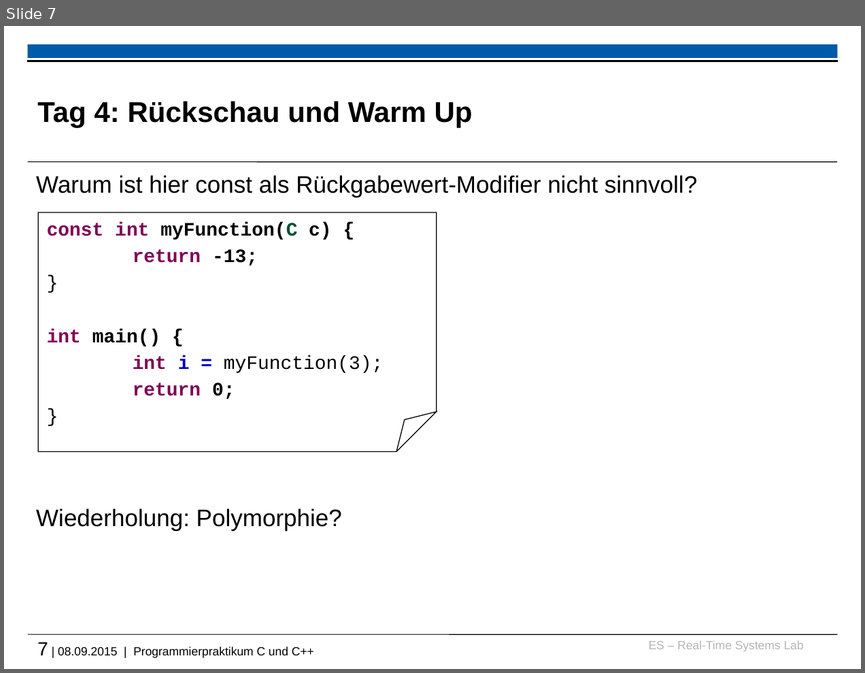
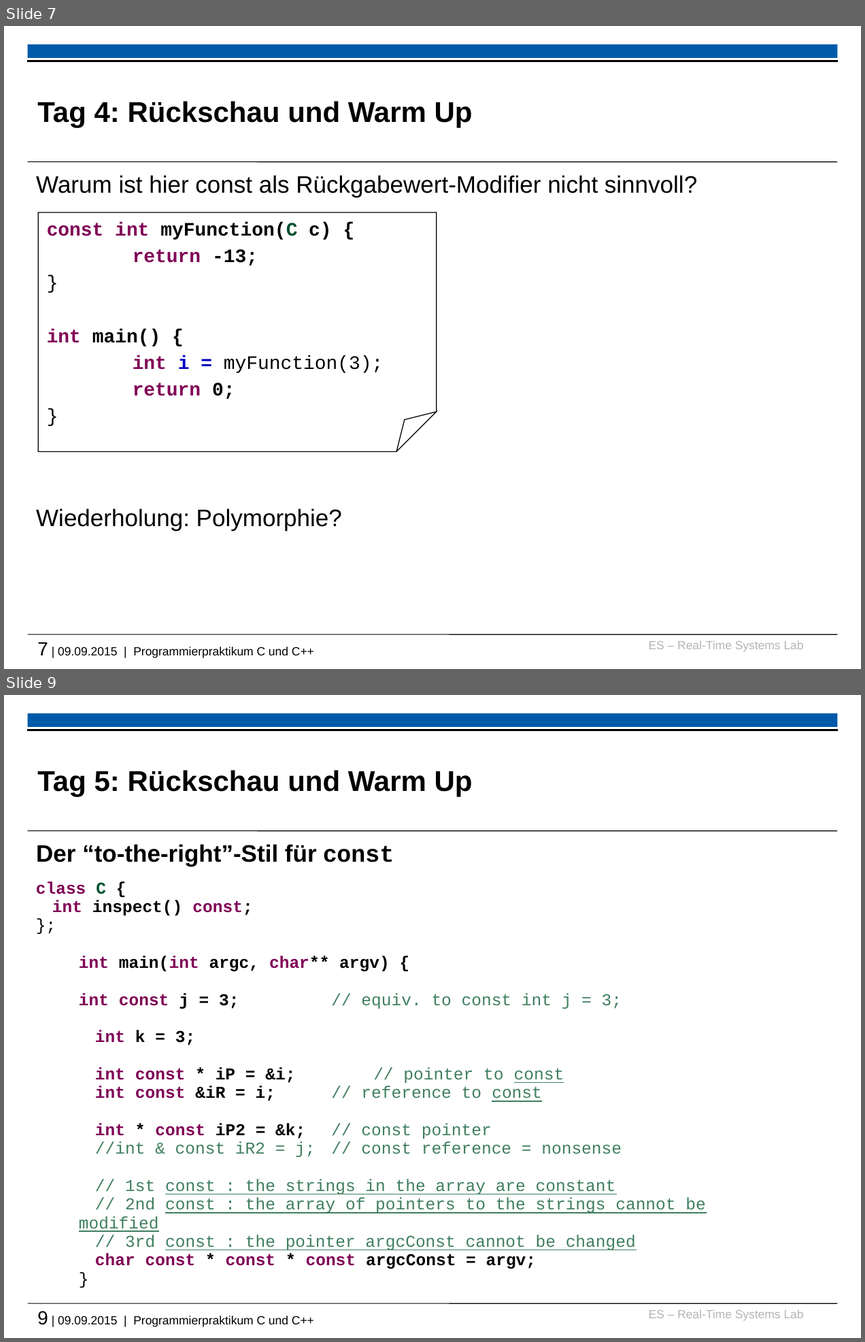
Before and after one commit to h82k/tud-cppp, a slide deck: 2015/recap_and_warmup_slides.pptx. Shown one above the other, each under a label of ours: slide 7 before the commit, slides 7 and 9 after it; the slides between them are not shown. The pictures are 865x673 and 865x1342 pixels, drawn with LibreOffice and Linux fonts; fonts in the diff are those of the drawing; background and template pictures are left out. Boxes give left, top, right and bottom in pixels: in the first picture for what was removed or moved away, otherwise in the second. Text is boxed around its words. In the diff, an @@ line names an element or a change of style, - is before the commit and + after.

```diff
--- a/2015/recap_and_warmup_slides.pptx
+++ b/2015/recap_and_warmup_slides.pptx
@@ slide 9 added at bbox=[4, 695, 861, 1338], background #FFFFFF; not listed: 6 template elements that a slide beside it also shows @@
@@ title added at bbox=[37, 770, 473, 797], 24 pt, text #000000, bold @@
+Tag 5: Rückschau und Warm Up
@@ text added at bbox=[36, 844, 394, 866], 20 pt, text #000000, bold @@
+Der “to-the-right”-Stil für const
@@ text added at bbox=[36, 881, 705, 1269], 14 pt, text #3F7F5F @@
+class C {
+int inspect() const;
+};
+int main(int argc, char** argv) {
+int const j = 3; // equiv. to const int j = 3;
+int k = 3;
+int const * iP = &i; // pointer to const
+int const &iR = i; // reference to const
+int * const iP2 = &k; // const pointer
+//int & const iR2 = j; // const reference = nonsense
+// 1st const : the strings in the array are constant
+// 2nd const : the array of pointers to the strings cannot be modified
+// 3rd const : the pointer argcConst cannot be changed
+char const * const * const argcConst = argv;
+}
@@ text at bbox=[37, 641, 314, 658]: text changed @@
-7 | 08.09.2015 | Programmierpraktikum C und C++
+7 | 09.09.2015 | Programmierpraktikum C und C++
```
Also in this commit, not shown: 1 slide changed, 2 other files.
